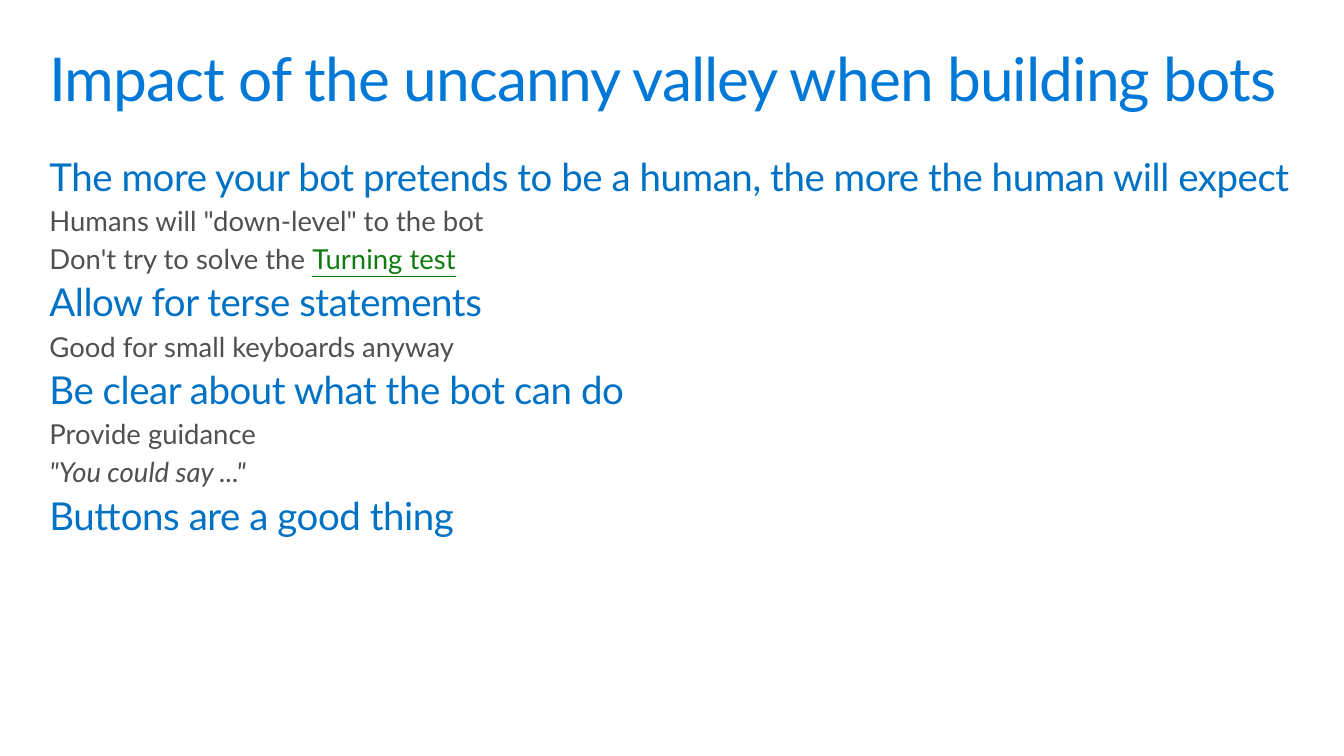
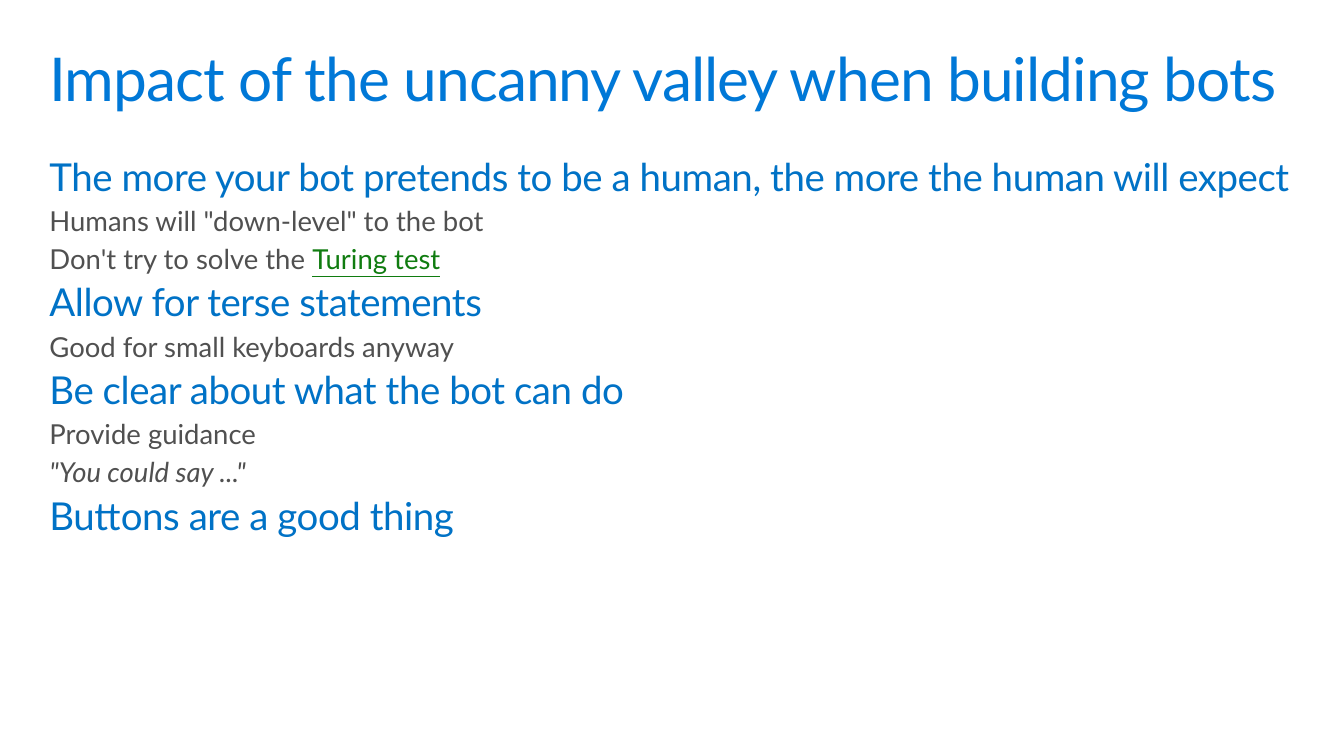
Before and after one commit to GeekTrainer/help-desk-bot-lab, a slide deck: slide 14 of Slides/3 - Natural Language Processing and LUIS.pptx. Drawn at 1344x756 pixels with LibreOffice and Linux fonts; fonts in the diff are those of the drawing. Boxes give left, top, right and bottom in pixels: in the first picture for what was removed or moved away, otherwise in the second. Text is boxed around its words. In the diff, an @@ line names an element or a change of style, - is before the commit and + after.

Commit message:
Fixed typo

```diff
--- a/Slides/3 - Natural Language Processing and LUIS.pptx
+++ b/Slides/3 - Natural Language Processing and LUIS.pptx
@@ text at [49, 248, 440, 274]: text changed @@
-  Don't try to solve the Turning test
+  Don't try to solve the Turing test
```
